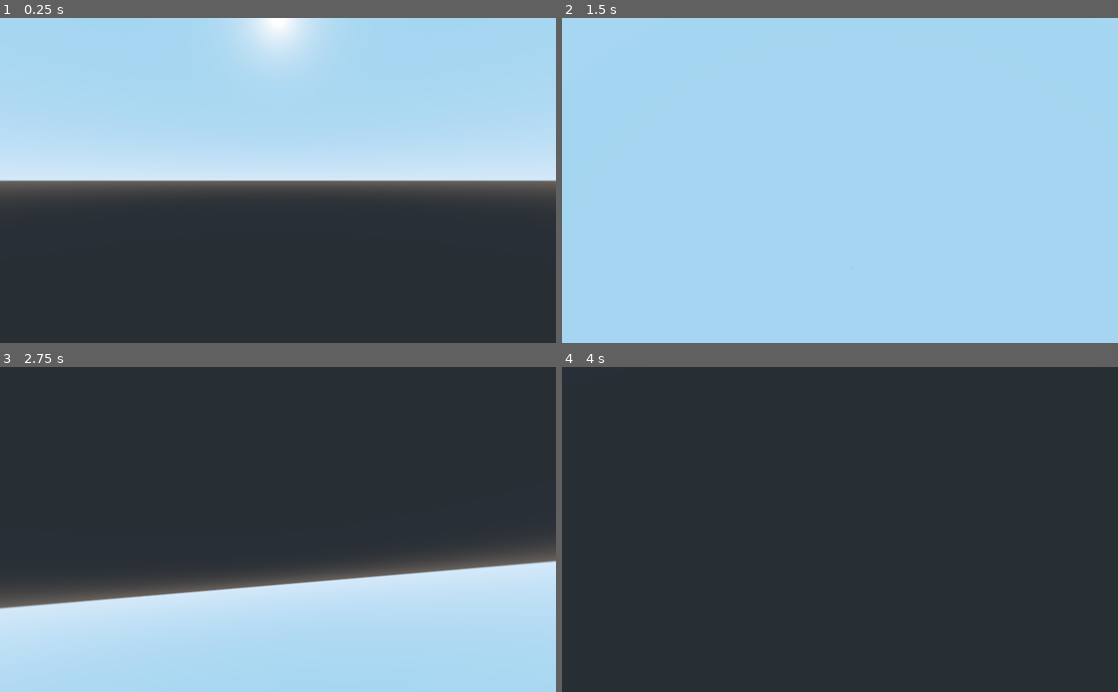
Above: before the commit, frames 1-4 (two rows, left to right).
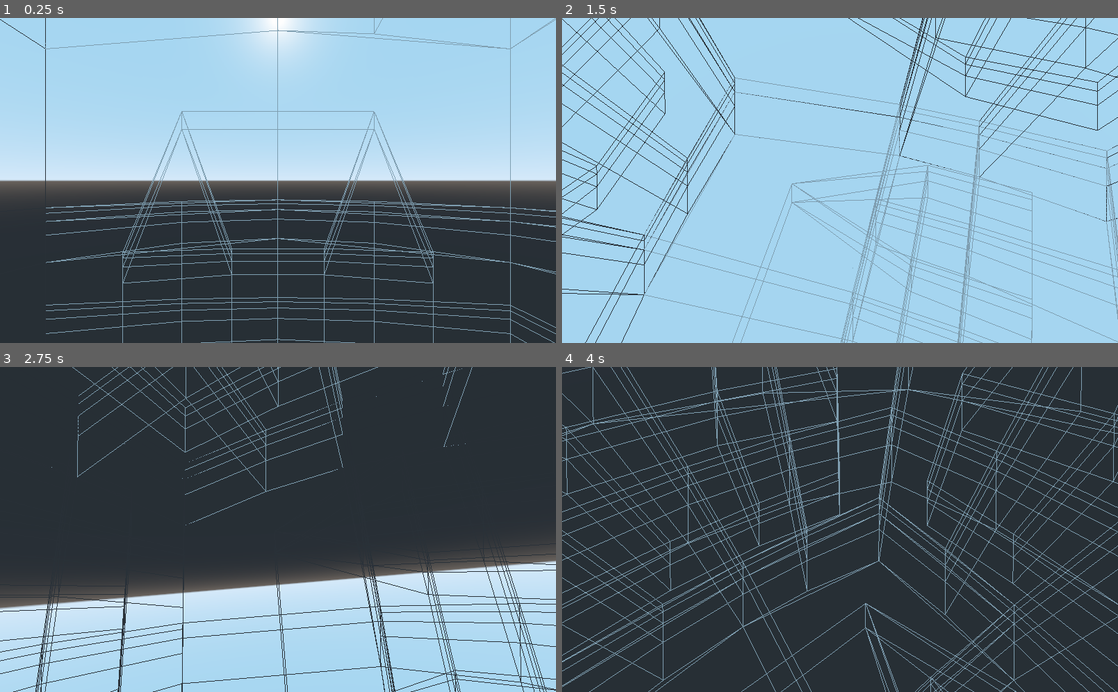
Above: after the commit, the same moments.

Repository: ctkerns/Marching-Cube-Sphere
Game: Godot game, scene res://Scenes/Universe.tscn
Same seed, same stepped clock (60 frames per second), same inputs: the game is played once before the commit and once after it.
Inputs (mouse positions are in pixels of both pictures, inside the frame that each line leads up to):
- Up to frame 1 (0.25 s): no input
- Up to frame 2 (1.5 s): tap Enter at 0.5 s; move the mouse to (867, 180) at 0.52 s; hold W (move_forward) from 0.53 s (still down); move the mouse to (812, 180) at 1.27 s
- Up to frame 3 (2.75 s): keep holding W (move_forward); move the mouse to (289, 523) at 2.02 s
- Up to frame 4 (4 s): keep holding W (move_forward); move the mouse to (834, 536) at 2.77 s; move the mouse to (878, 532) at 3.52 s

The runs differ from the first frame. In frame 1, 4.6% of the frame differs, in the area x 0-100%, y 0-100%; in frame 2, 6.7%; in frame 3, 3.9%; in frame 4, 8.0%.
Error before the commit: Parse Error: Unknown class: "Planetary" (res://Scripts/Octree/Octree.gd:1)

Commit message:
Refactoring.

Diff:
--- a/Scripts/Octree/Octree.gd
+++ b/Scripts/Octree/Octree.gd
@@ -1,4 +1,4 @@
-extends Planetary
+extends Spatial
 
 var Octnode = preload("res://Scripts/Octree/Octnode.gd")
 
